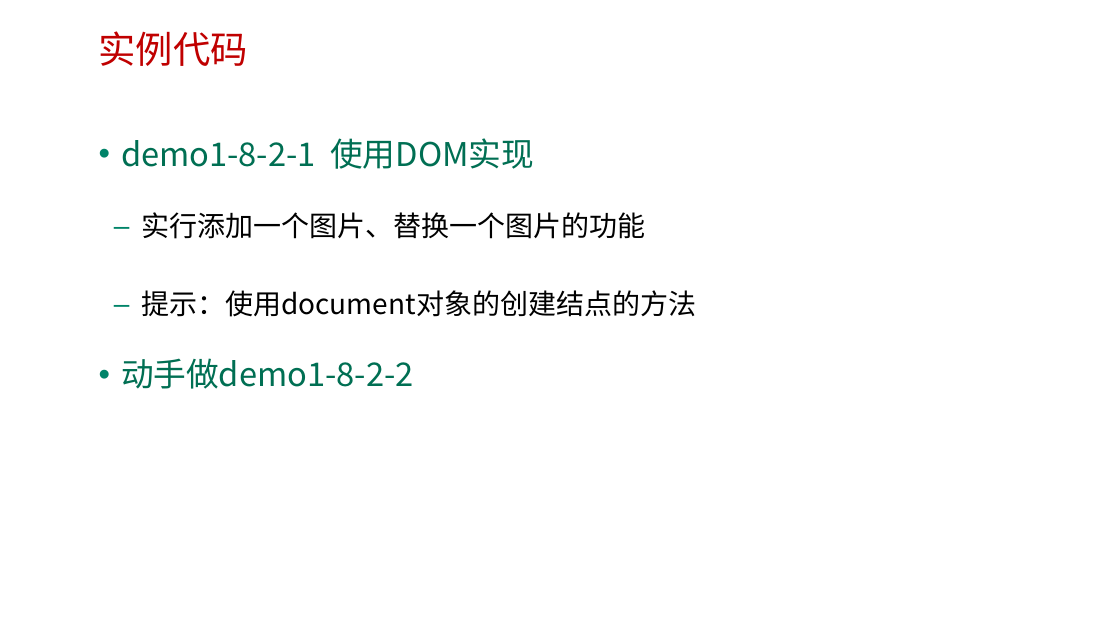
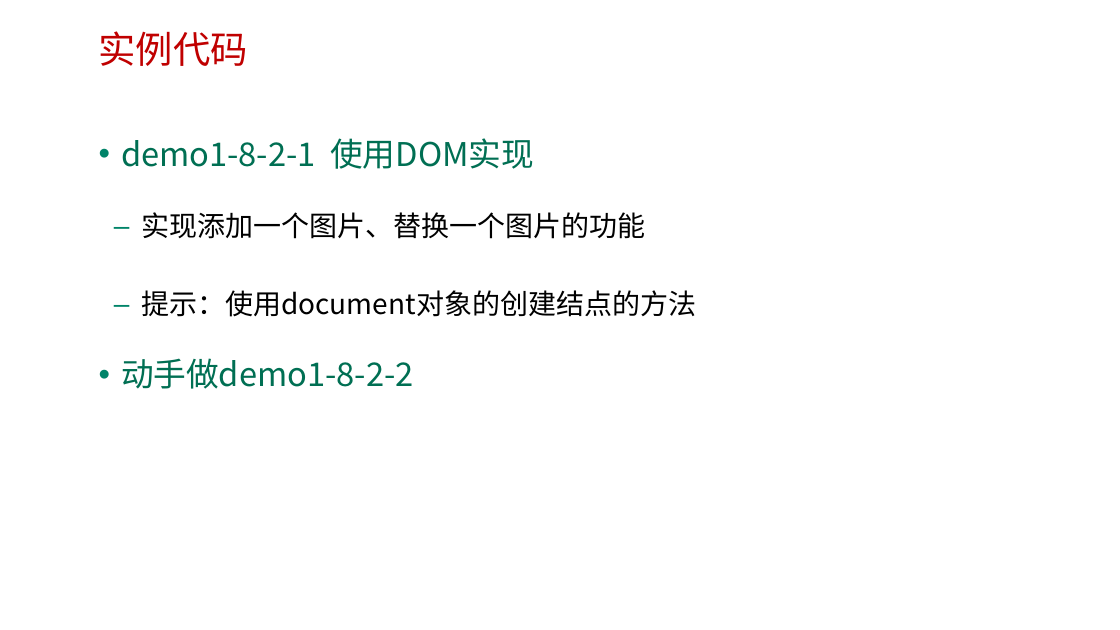
Before and after one commit to edu2act/course-web2, a slide deck: slide 11 of materials/slides/1-8.pptx. Drawn at 1120x630 pixels with LibreOffice and Linux fonts; fonts in the diff are those of the drawing; background and template pictures are left out. Boxes give left, top, right and bottom in pixels: in the first picture for what was removed or moved away, otherwise in the second. Text is boxed around its words. In the diff, an @@ line names an element or a change of style, - is before the commit and + after.

```diff
--- a/materials/slides/1-8.pptx
+++ b/materials/slides/1-8.pptx
@@ text at bbox=[141, 212, 645, 239]: text changed @@
-  – 实行添加一个图片、替换一个图片的功能
+  – 实现添加一个图片、替换一个图片的功能
```
Also in this commit, not shown: 4 other slides changed, 1 other file.
